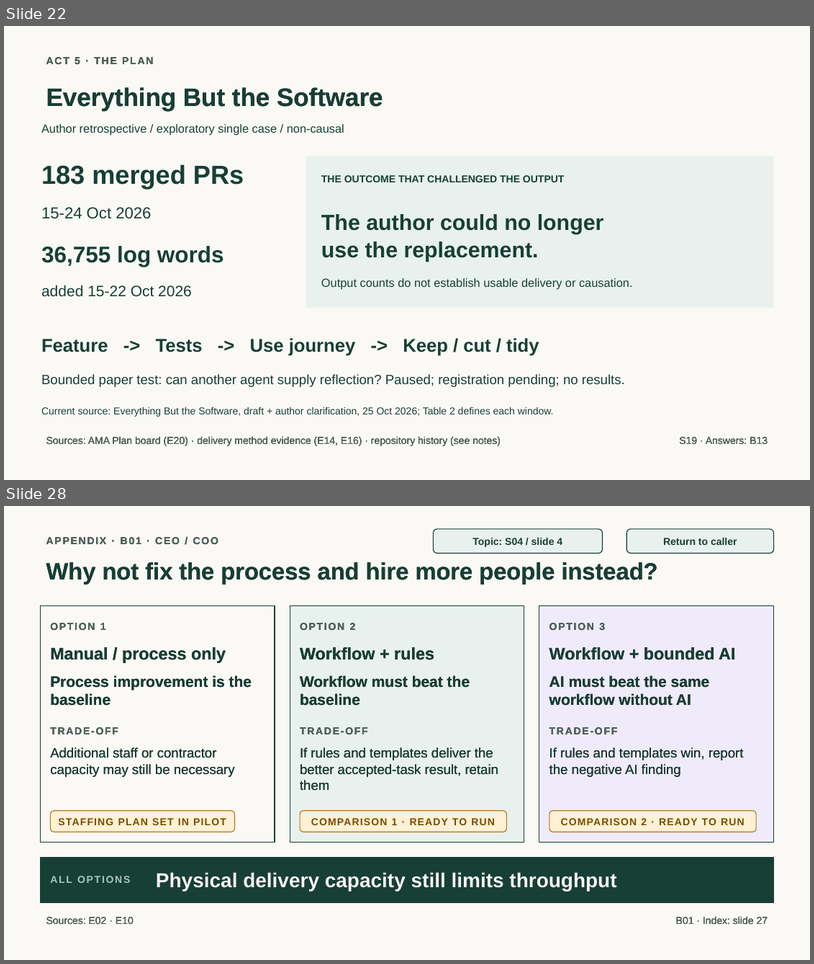
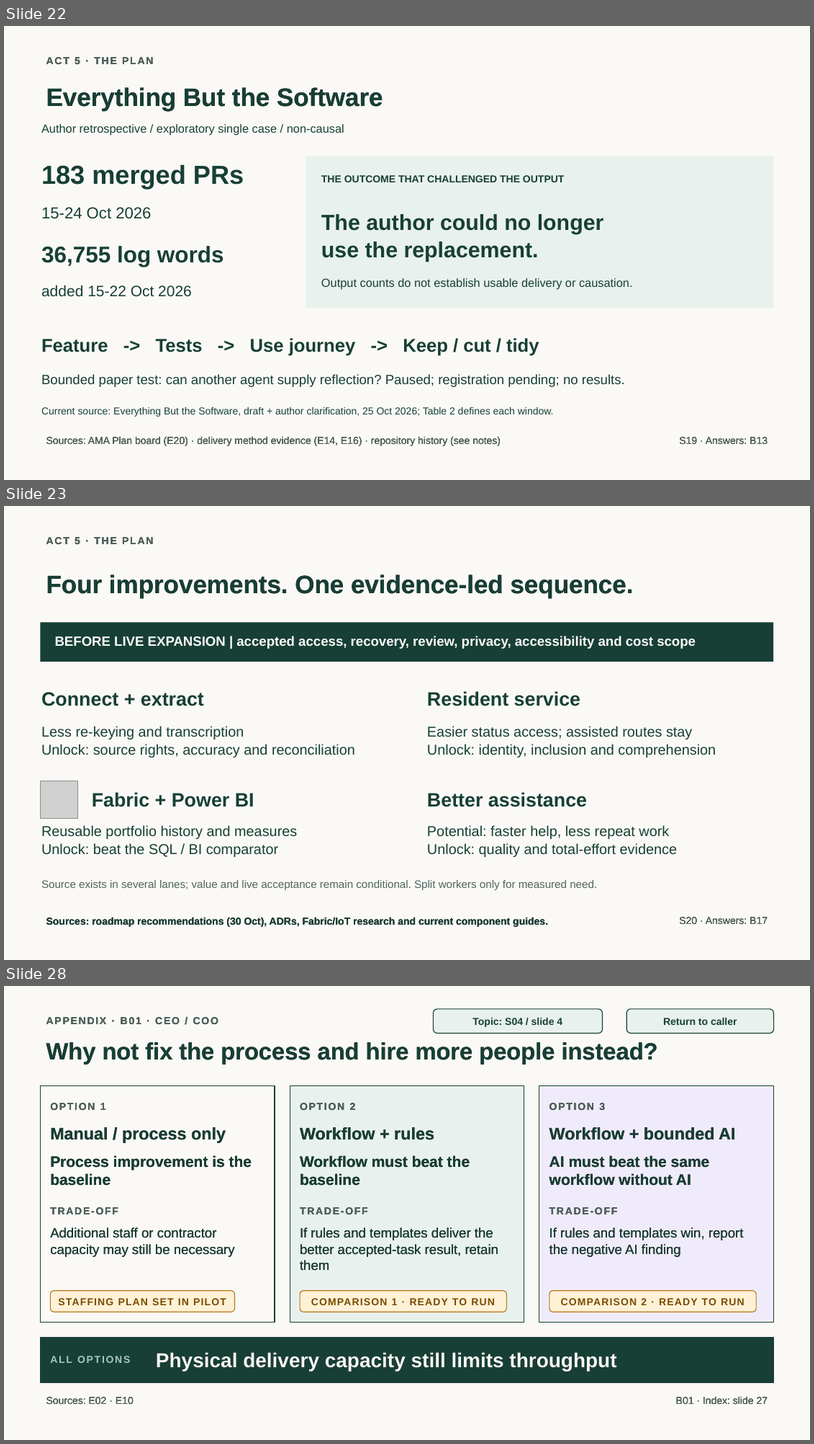
Before and after one commit to jmservera/ama, a slide deck: docs/capstone/deck/zava-forward-cowork-v2-draft.pptx. Shown one above the other, each under a label of ours: slides 22 and 28 before the commit, slides 22, 23 and 28 after it; the slides between them are not shown. The pictures are 814x964 and 814x1444 pixels, drawn with LibreOffice and Linux fonts; fonts in the diff are those of the drawing; grey boxes stand for pictures. Boxes give left, top, right and bottom in pixels: in the first picture for what was removed or moved away, otherwise in the second. Text is boxed around its words. In the diff, an @@ line names an element or a change of style, - is before the commit and + after.

Commit message:
first fabric message, not final one, needs work

```diff
--- a/docs/capstone/deck/zava-forward-cowork-v2-draft.pptx
+++ b/docs/capstone/deck/zava-forward-cowork-v2-draft.pptx
@@ slide 23 added at [4, 506, 810, 960], background #FAF9F6 @@
@@ text added at [46, 537, 153, 545], 12 pt, text #50655E, bold @@
+ACT 5 · THE PLAN
@@ text added at [46, 574, 634, 598], 30 pt, text #173F35, bold @@
+Four improvements. One evidence-led sequence.
@@ rectangle added at [40, 622, 774, 662], fill #173F35 @@
@@ text added at [55, 636, 696, 649], 16 pt, text #FAF9F6, bold @@
+BEFORE LIVE EXPANSION | accepted access, recovery, review, privacy, accessibility and cost scope
@@ text added at [41, 692, 204, 706], 23 pt, text #173F35, bold @@
+Connect + extract
@@ text added at [427, 691, 581, 706], 23 pt, text #173F35, bold @@
+Resident service
@@ text added at [41, 726, 355, 757], 17 pt, text #173F35 @@
+Less re-keying and transcription
+Unlock: source rights, accuracy and reconciliation
@@ text added at [427, 726, 716, 757], 17 pt, text #173F35 @@
+Easier status access; assisted routes stay
+Unlock: identity, inclusion and comprehension
@@ picture added at [40, 780, 78, 818] @@
@@ text added at [92, 792, 255, 807], 23 pt, text #173F35, bold @@
+Fabric + Power BI
@@ text added at [427, 792, 587, 807], 23 pt, text #173F35, bold @@
+Better assistance
@@ text added at [41, 825, 297, 857], 17 pt, text #173F35 @@
+Reusable portfolio history and measures
+Unlock: beat the SQL / BI comparator
@@ text added at [427, 825, 677, 857], 17 pt, text #173F35 @@
+Potential: faster help, less repeat work
+Unlock: quality and total-effort evidence
@@ text added at [41, 880, 597, 890], 13 pt, text #50655E @@
+Source exists in several lanes; value and live acceptance remain conditional. Split workers only for measured need.
@@ text added at [46, 916, 548, 926], 12 pt, text #173F35, bold @@
+Sources: roadmap recommendations (30 Oct), ADRs, Fabric/IoT research and current component guides.
@@ text added at [679, 916, 768, 924], 12 pt, text #50655E @@
+S20 · Answers: B17
```
Also in this commit, not shown: 5 slides changed, 2 other slides added, 3 slides removed, 20 other files.
